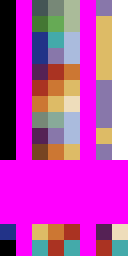
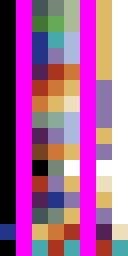
Comparing the layer stacks of the two (128, 256) images. Changes:
added layer "prospective palette" above "palette" over 0, 0, 128, 224
hid "palette", painted on it over 0, 0, 128, 224
